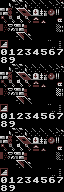
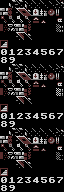
Layer changes from the first (64, 192) image to the second:
hid "Hidden" over [48, 40, 61, 176]
painted on "Background" over [28, 14, 59, 159]
